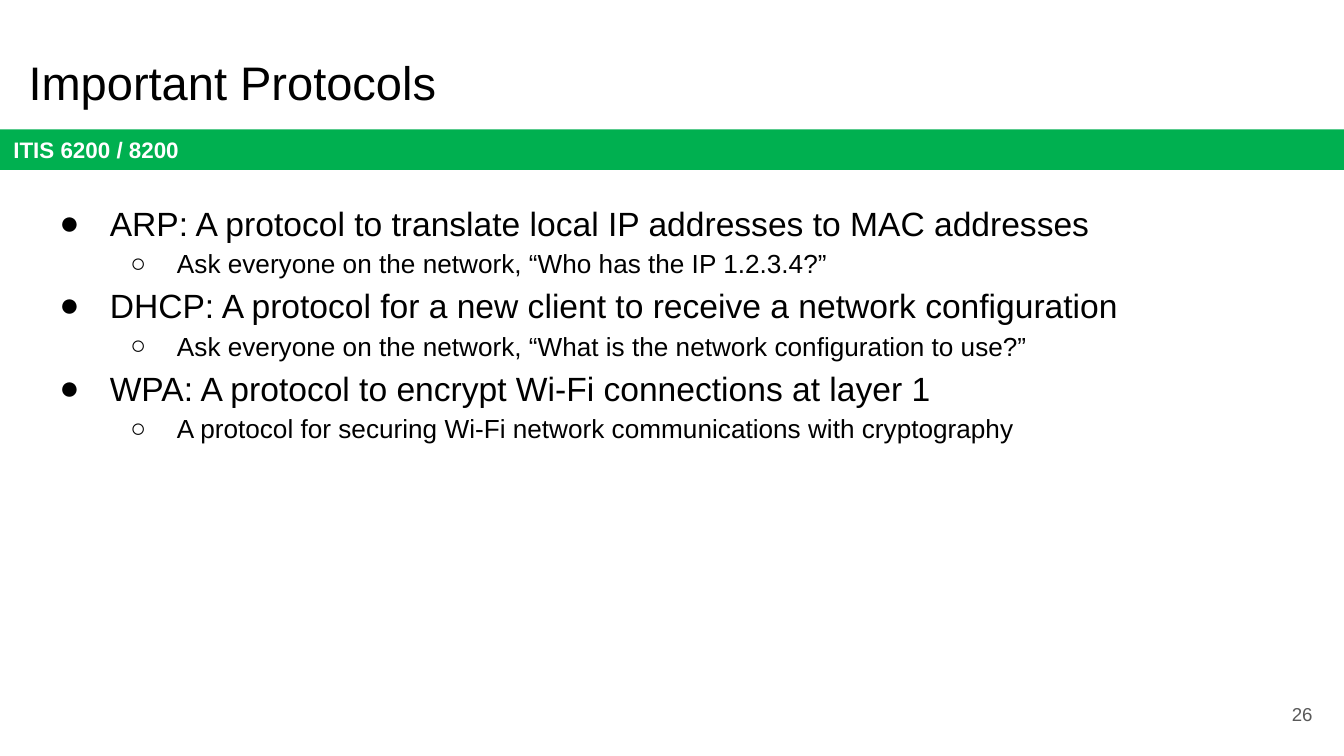
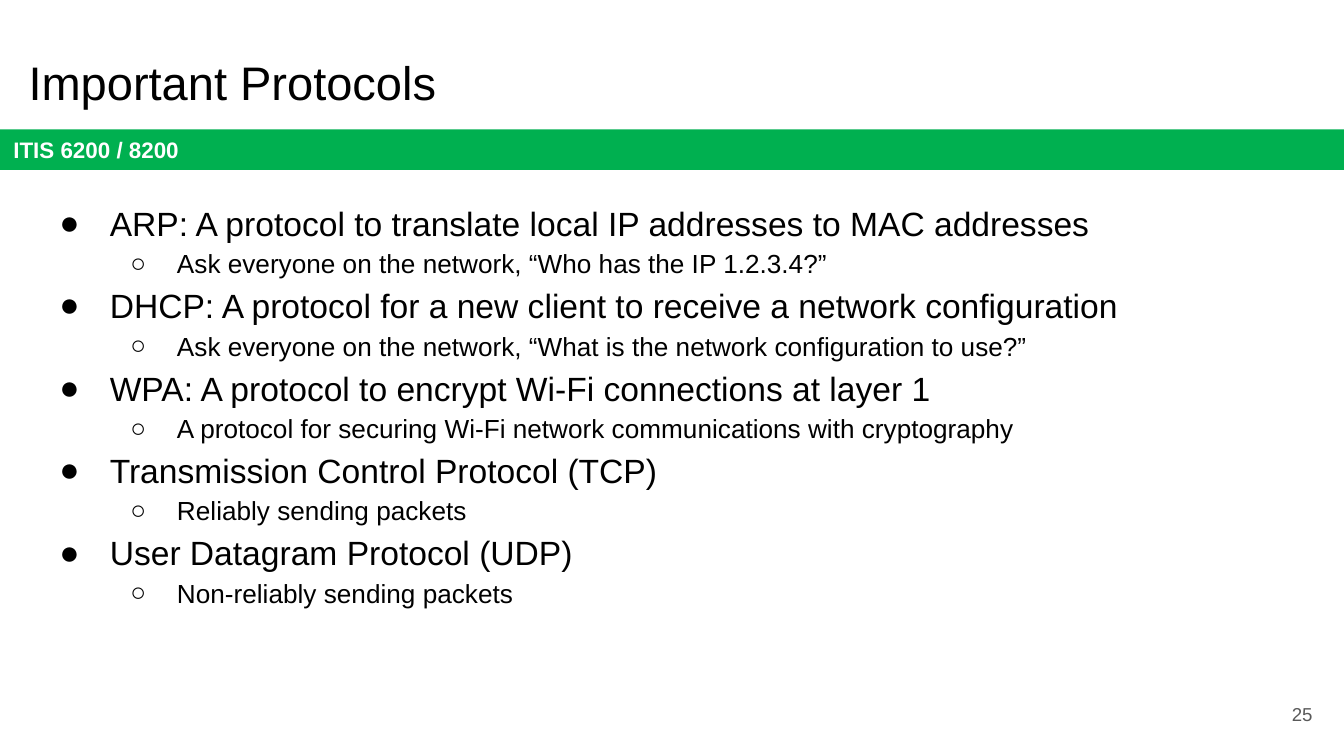
Before and after one commit to jx5c/github.io, a slide deck: slide 25 of teaching/ITIS6200/2023fa/lectures/lec15.ARP.pptx (slide 26 before the commit). Drawn at 1344x756 pixels with LibreOffice and Linux fonts; fonts in the diff are those of the drawing. Boxes give left, top, right and bottom in pixels: in the first picture for what was removed or moved away, otherwise in the second. Text is boxed around its words. In the diff, an @@ line names an element or a change of style, - is before the commit and + after.

```diff
--- a/teaching/ITIS6200/2023fa/lectures/lec15.ARP.pptx
+++ b/teaching/ITIS6200/2023fa/lectures/lec15.ARP.pptx
@@ text at box(110, 458, 658, 609): paragraphs added @@
+● Transmission Control Protocol (TCP)
+  ○ Reliably sending packets
+● User Datagram Protocol (UDP)
+  ○ Non-reliably sending packets
@@ page number at box(1292, 708, 1313, 721): text changed @@
-26
+25
```
Also in this commit, not shown: 8 other slides changed, 4 slides removed, 1 other file.
